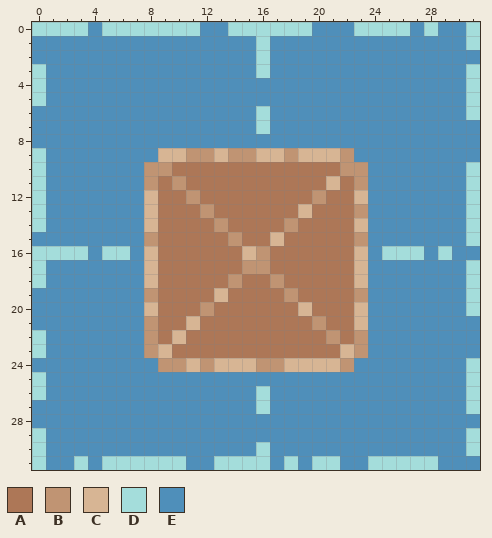
Edited in one commit: pixel-art file (Puzzle Tinker/Graphics/Items/Blueprints/wooden_box_bp.aseprite). Above: the version before the commit.
32x32 pixels, 1 frame.
Visible layers, top first: "Layer 1", "Layer 2".
Palette (. is transparent): A #ad7757  B #c09473  C #d7b594  D #a4dddb  E #4f8fba
Pixels before, first column x 0:
 0 DDDDEDDDDDDDEEDDDDDDEEEDDDDEDEED
 1 EEEEEEEEEEEEEEEEDEEEEEEEEEEEEEED
 2 EEEEEEEEEEEEEEEEDEEEEEEEEEEEEEEE
 3 DEEEEEEEEEEEEEEEDEEEEEEEEEEEEEED
 4 DEEEEEEEEEEEEEEEEEEEEEEEEEEEEEED
 5 DEEEEEEEEEEEEEEEEEEEEEEEEEEEEEED
 6 EEEEEEEEEEEEEEEEDEEEEEEEEEEEEEED
 7 EEEEEEEEEEEEEEEEDEEEEEEEEEEEEEEE
 8 EEEEEEEEEEEEEEEEEEEEEEEEEEEEEEEE
 9 DEEEEEEEECCBBCBBCCBCCCBEEEEEEEEE
10 DEEEEEEEBBAAAAAAAAAAAABBEEEEEEED
11 DEEEEEEEBABAAAAAAAAAACABEEEEEEED
12 DEEEEEEECAABAAAAAAAABAACEEEEEEED
13 DEEEEEEECAAABAAAAAACAAABEEEEEEED
14 DEEEEEEECAAAABAAAABAAAACEEEEEEED
15 EEEEEEEEBAAAAABAACAAAAABEEEEEEED
16 DDDDEDDECAAAAAACBAAAAAACEDDDEDEE
17 DEEEEEEECAAAAAABBAAAAAACEEEEEEED
18 DEEEEEEECAAAAABAABAAAAACEEEEEEED
19 EEEEEEEEBAAAACAAAABAAAABEEEEEEED
20 EEEEEEEECAAABAAAAAACAAACEEEEEEED
21 EEEEEEEEBAACAAAAAAAABAACEEEEEEEE
22 DEEEEEEEBACAAAAAAAAAABABEEEEEEEE
23 DEEEEEEEBCAAAAAAAAAAAACBEEEEEEEE
24 EEEEEEEEEBBCBCCCBBCCCCBEEEEEEEED
25 DEEEEEEEEEEEEEEEEEEEEEEEEEEEEEED
26 DEEEEEEEEEEEEEEEDEEEEEEEEEEEEEED
27 EEEEEEEEEEEEEEEEDEEEEEEEEEEEEEED
28 EEEEEEEEEEEEEEEEEEEEEEEEEEEEEEEE
29 DEEEEEEEEEEEEEEEEEEEEEEEEEEEEEED
30 DEEEEEEEEEEEEEEEDEEEEEEEEEEEEEED
31 DEEDEDDDDDDEEDDDDEDEDDEEDDDDDEEE
After the commit:
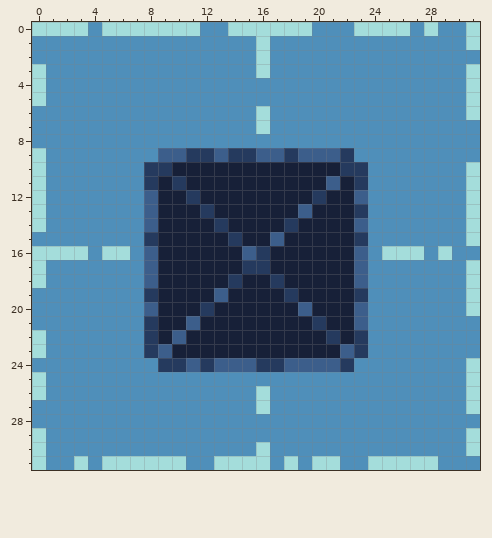
The edit:
colour A: #ad7757 -> #172038
colour B: #c09473 -> #253a5e
colour C: #d7b594 -> #3c5e8b
Pixel boxes of the changes (left, top, right, bottom) in both pictures:
changed: (144, 148, 368, 372)
